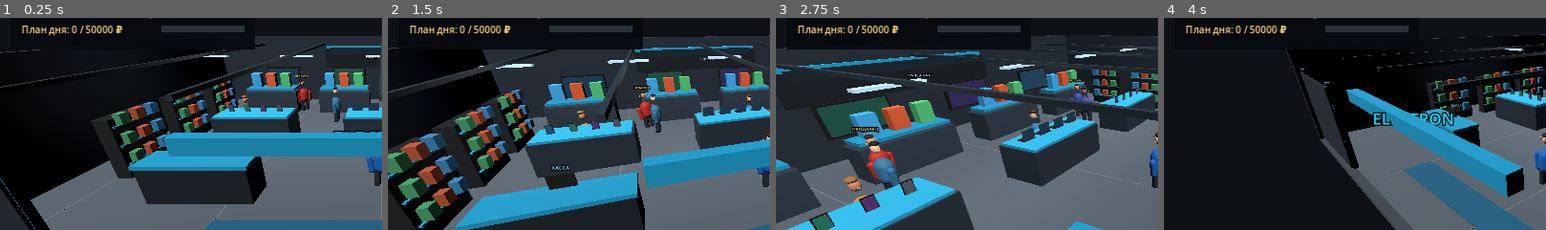
Above: before the commit, frames 1-4 (left to right).
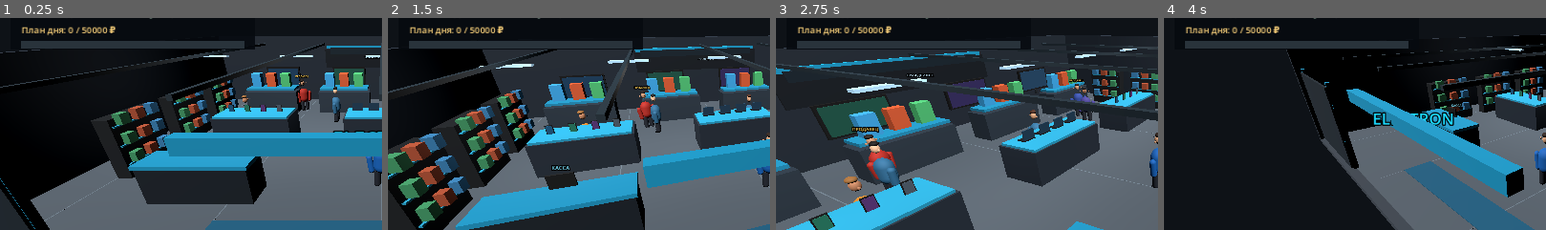
Above: after the commit, the same moments.

Repository: shilinillyaalexandrovich-wq/ELECTRON-3D
Game: Godot game, scene res://scenes/main.tscn
Two runs of this game, one before a commit and one after it. Both use one fixed random seed, a clock stepped at 60 frames per second and the inputs below.
Inputs (mouse positions are % of the whole screen's width and height, from its top left):
- Up to frame 1 (0.25 s): no input
- Up to frame 2 (1.5 s): move the mouse to (72, 44) at 0.52 s; click (72, 44) at 0.67 s; drag from (30, 54) to (45, 70) at 1.27 s
- Up to frame 3 (2.75 s): move the mouse to (60, 27) at 2.02 s; click (60, 27) at 2.17 s
- Up to frame 4 (4 s): drag from (45, 70) to (20, 34) at 2.77 s; move the mouse to (80, 65) at 3.52 s; click (80, 65) at 3.67 s
The pictures show only the part of the screen within x 0-50%, y 16-65%; the shares and areas given below are measured in that part.

The runs differ from the first frame. In frame 1, 3.5% of the frame differs, in the area x 5-64%, y 3-15%; in frame 2, 3.5%; in frame 3, 3.5%; in frame 4, 3.5%.

Commit message:
Build 37: improve daily target HUD layout

Diff:
--- a/scripts/game.gd
+++ b/scripts/game.gd
@@ -325,10 +325,10 @@
     hud.draw_string(ThemeDB.fallback_font, Vector2(36, 52), "ELECTRON  |  ДЕНЬ %d  |  %s" % [day, career.current_rank()], HORIZONTAL_ALIGNMENT_LEFT, -1, 24, Color(0.2, 0.85, 1))
     hud.draw_string(ThemeDB.fallback_font, Vector2(36, 84), "Выручка: %d ₽   Продажи: %d   Опыт: %d" % [money, sales, career.experience], HORIZONTAL_ALIGNMENT_LEFT, -1, 17, Color.WHITE)
     hud.draw_string(ThemeDB.fallback_font, Vector2(36, 114), "Личные деньги: %d ₽   Репутация: %d/100" % [career.cash, career.reputation], HORIZONTAL_ALIGNMENT_LEFT, -1, 17, Color(0.78, 0.94, 0.84))
-    hud.draw_string(ThemeDB.fallback_font, Vector2(36, 144), "План дня: %d / %d ₽" % [money, career.daily_target], HORIZONTAL_ALIGNMENT_LEFT, -1, 16, Color(0.98, 0.82, 0.48))
+    hud.draw_string(ThemeDB.fallback_font, Vector2(36, 144), "План дня: %d / %d ₽" % [money, career.daily_target], HORIZONTAL_ALIGNMENT_LEFT, -1, 15, Color(0.98, 0.82, 0.48))
     var target_ratio: float = clampf(float(money) / maxf(1.0, float(career.daily_target)), 0.0, 1.0)
-    hud.draw_rect(Rect2(270, 132, 140, 10), Color(0.16, 0.2, 0.23), true)
-    hud.draw_rect(Rect2(270, 132, 140.0 * target_ratio, 10), Color(0.12, 0.78, 0.48), true)
+    hud.draw_rect(Rect2(36, 157, 374, 12), Color(0.16, 0.2, 0.23), true)
+    hud.draw_rect(Rect2(36, 157, 374.0 * target_ratio, 12), Color(0.12, 0.78, 0.48), true)
     hud.draw_rect(Rect2(18, size.y - 92, 330, 72), Color(0.025, 0.04, 0.06, 0.82), true)
     hud.draw_string(ThemeDB.fallback_font, Vector2(34, size.y - 63), message, HORIZONTAL_ALIGNMENT_LEFT, 290, 16, Color.WHITE)
     hud.draw_string(ThemeDB.fallback_font, Vector2(size.x - 330, 45), "СЛЕВА — ДВИЖЕНИЕ  •  СПРАВА — ОБЗОР", HORIZONTAL_ALIGNMENT_LEFT, 320, 15, Color(0.7, 0.85, 0.9))
